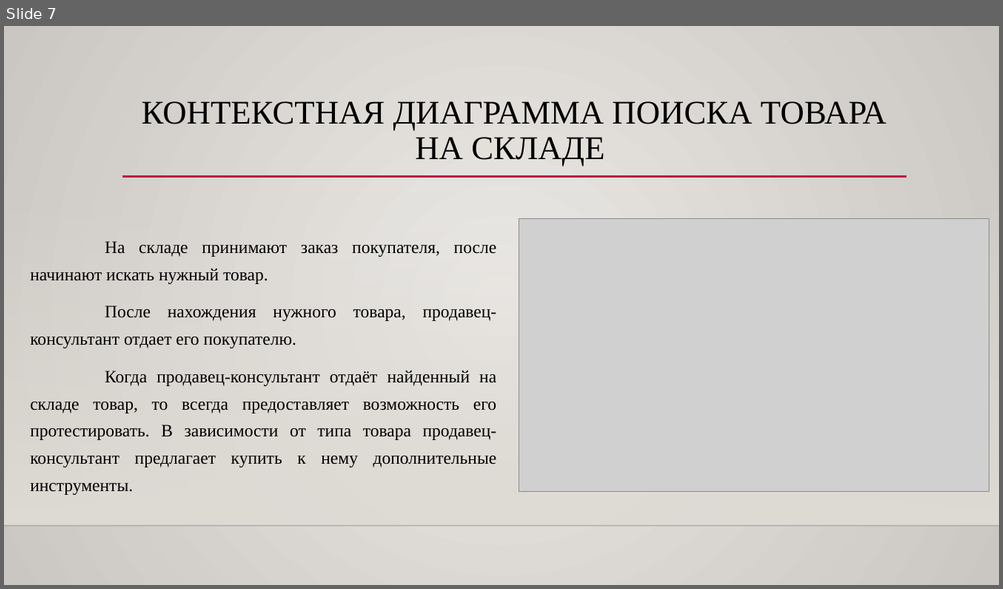
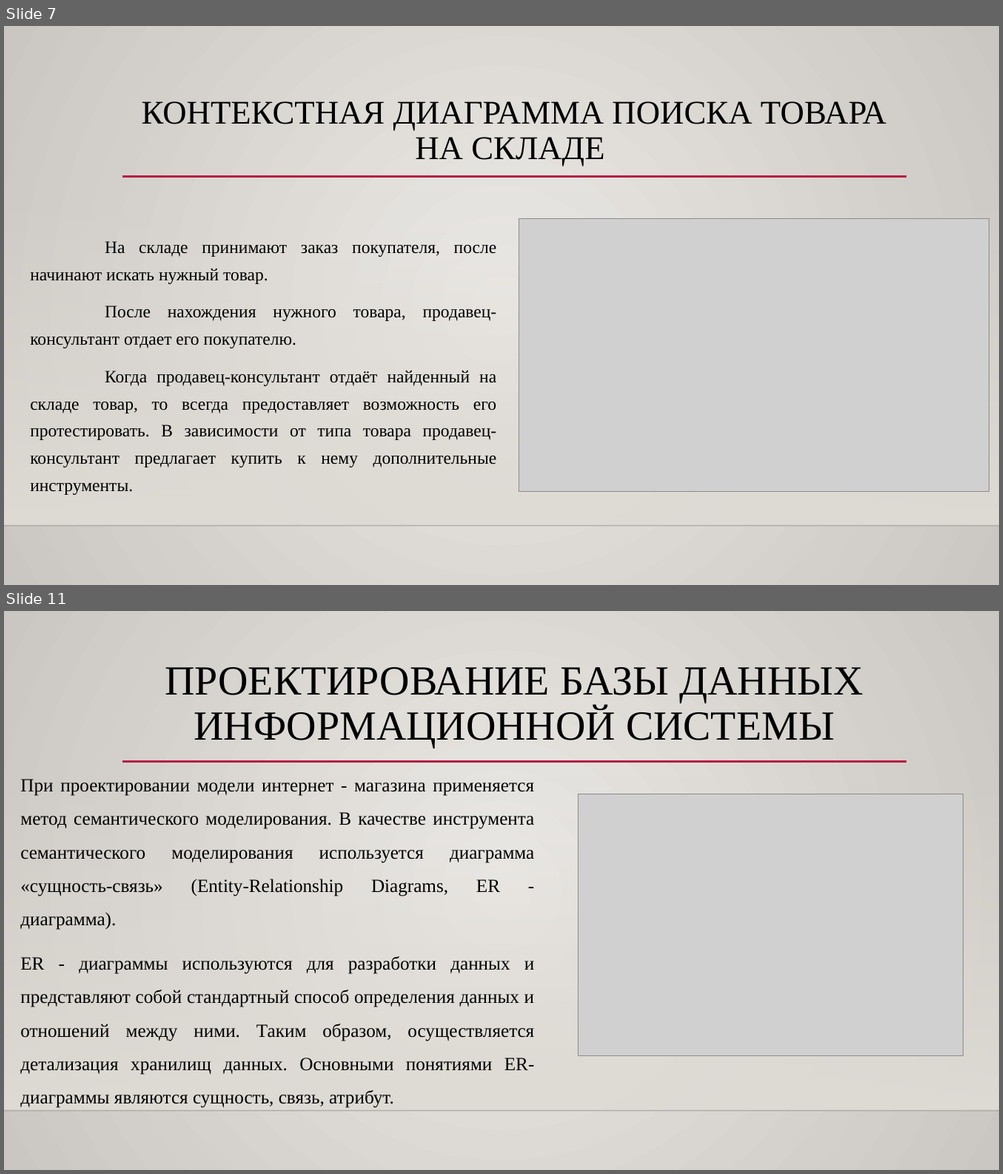
Before and after one commit to TohaLike/CourseWork, a slide deck: Проект курсовой/КУРСОВАЯ РАБОТА по МДК 01.pptx. Shown one above the other, each under a label of ours: slide 7 before the commit, slides 7 and 11 after it; the slides between them are not shown. The pictures are 1003x589 and 1003x1174 pixels, drawn with LibreOffice and Linux fonts; fonts in the diff are those of the drawing; grey boxes stand for pictures; background and template pictures are left out. Boxes give left, top, right and bottom in pixels: in the first picture for what was removed or moved away, otherwise in the second. Text is boxed around its words. In the diff, an @@ line names an element or a change of style, - is before the commit and + after.

```diff
--- a/Проект курсовой/КУРСОВАЯ РАБОТА по МДК 01.pptx
+++ b/Проект курсовой/КУРСОВАЯ РАБОТА по МДК 01.pptx
@@ slide 11 added at [4, 611, 999, 1170], background gradient #ECEAE7 to #CAC7C1; not listed: 3 template elements that a slide beside it also shows @@
@@ title added at [165, 667, 863, 748], 40 pt, text #000000 @@
+ПРОЕКТИРОВАНИЕ БАЗЫ ДАННЫХ ИНФОРМАЦИОННОЙ СИСТЕМЫ
@@ text added at [20, 779, 535, 1108], 18 pt, text #000000 @@
+При проектировании модели интернет - магазина применяется метод семантического моделирования. В качестве инструмента семантического моделирования используется диаграмма «сущность-связь» (Entity-Relationship Diagrams, ER - диаграмма).
+ER - диаграммы используются для разработки данных и представляют собой стандартный способ определения данных и отношений между ними. Таким образом, осуществляется детализация хранилищ данных. Основными понятиями ER-диаграммы являются сущность, связь, атрибут.
@@ picture added at [578, 794, 963, 1056] @@
```
Also in this commit, not shown: 2 slides changed, 3 other slides added, 4 other files.
